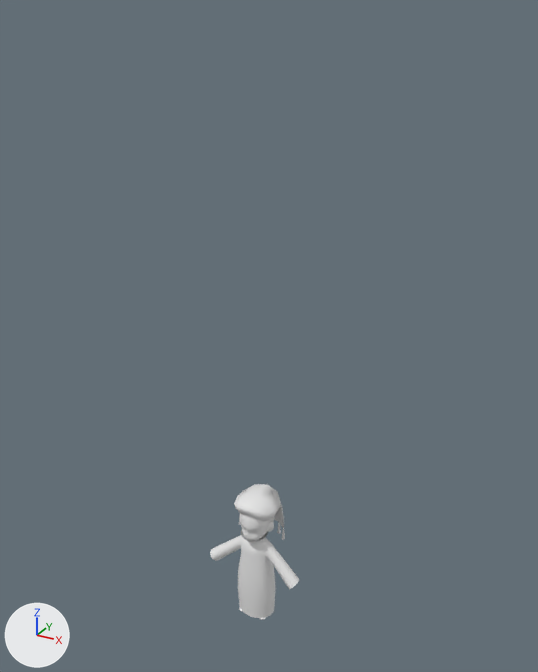
Renders of the FBX model Assets/CharacterResource/Silk/siruku_Missionary.fbx from each side of a commit.
Both versions are drawn from a 50 mm camera at (3.43, -6.02, 6.54) aimed at (-0.14, 0.48, 3.29). Every picture has the same lights, and +X, +Y and +Z are marked at lower left. Materials are left out; every surface is plain grey. Where no turn or scale is listed for an object, it has been applied to the vertices. Vertices at the same position are counted once.

Names of what the first picture shows: 'siruku_Missionary'.
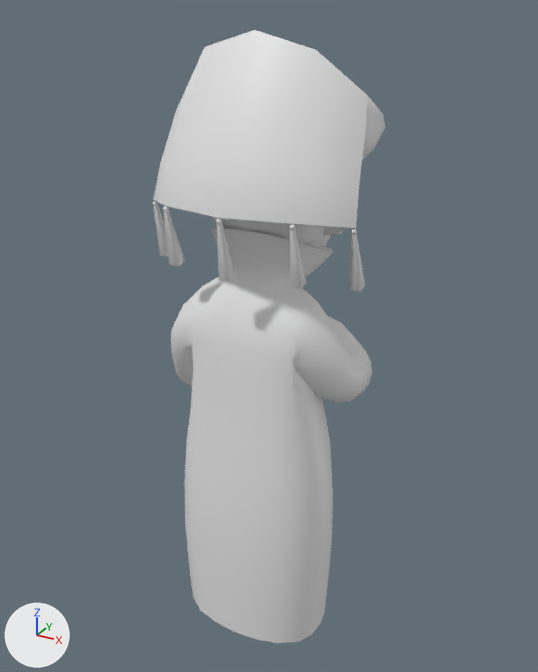
Scene script edits in JSON lines:
```json
{"block": "me_mesh", "where": "# used by ob_siruku_missionary; location = (0.0, 0.0, 0.0)"}
{"op": "remove", "block": "me_mesh", "code": "me_mesh.from_pydata(...)  # 1558 vertices, 1480 faces; spans x -0.57..0.57, y -0.31..0.2, z 0.0..1.61"}
{"op": "add", "block": "me_mesh", "code": "me_mesh.from_pydata(...)  # 1502 vertices, 1424 faces; spans x -1.22..1.11, y -0.65..1.71, z 0.02..6.37"}
{"block": "me_mesh", "change": "me_mesh part 1: the loose piece of 8 vertices spanning x -0.3..-0.27, y 0.03..0.05, z 1.04..1.19 is multiplied about its middle by the matrix ((-3.75, 0.0, 0.0), (0.0, -3.649, -0.863), (0.0, -0.863, 3.649)), then moved by (-0.37, -0.47, 3.45)"}
{"block": "me_mesh", "change": "me_mesh part 2: the loose piece of 8 vertices spanning x 0.27..0.3, y 0.03..0.05, z 1.04..1.19 is multiplied about its middle by the matrix ((-3.75, 0.0, 0.0), (0.0, -3.649, -0.863), (0.0, -0.863, 3.649)), then moved by (0.37, -0.47, 3.45)"}
{"block": "me_mesh", "change": "me_mesh part 3: the loose piece of 88 vertices spanning x -0.29..0.29, y -0.31..0.2, z 1.16..1.61 is multiplied about its middle by the matrix ((-3.75, 0.0, 0.0), (0.0, -3.416, 1.546), (0.0, 1.546, 3.416)), then moved by (0.0, 0.57, 3.9)"}
{"block": "me_mesh", "change": "me_mesh part 4: the loose piece of 8 vertices spanning x -0.19..-0.16, y 0.12..0.15, z 1.01..1.16 is multiplied about its middle by the matrix ((-3.75, 0.0, 0.0), (0.0, -3.622, -0.973), (0.0, -0.973, 3.622)), then moved by (-0.88, -0.19, 3.4)"}
{"block": "me_mesh", "change": "me_mesh part 5: the loose piece of 8 vertices spanning x 0.16..0.19, y 0.12..0.15, z 1.01..1.16 is multiplied about its middle by the matrix ((-3.75, 0.0, 0.0), (0.0, -3.622, -0.973), (0.0, -0.973, 3.622)), then moved by (0.88, -0.19, 3.4)"}
{"block": "me_mesh", "change": "me_mesh part 6: the loose piece of 12 vertices spanning x 0.14..0.23, y -0.12..-0.06, z 1.19..1.31 is multiplied about its middle by the matrix ((-3.75, 0.0, 0.0), (0.0, -3.416, 1.546), (0.0, 1.546, 3.416)), then moved by (-0.87, 0.49, 3.53)"}
{"block": "me_mesh", "change": "me_mesh part 7: the loose piece of 8 vertices spanning x -0.01..0.01, y 0.15..0.18, z 1.0..1.15 is multiplied about its middle by the matrix ((-3.75, 0.0, 0.0), (0.0, -3.677, -0.735), (0.0, -0.735, 3.677)), then moved by (0.0, -0.73, 3.49)"}
{"block": "me_mesh", "change": "me_mesh part 8: a new loose piece of 726 vertices spanning x -1.22..1.02, y -0.55..1.06, z 0.08..4.67"}
{"block": "me_mesh", "change": "me_mesh part 9: a new loose piece of 308 vertices spanning x -0.7..0.85, y -0.3..1.27, z 4.0..5.93"}
{"block": "me_mesh", "change": "me_mesh part 10: the loose piece of 440 vertices spanning x -0.57..0.57, y -0.29..0.07, z 0.02..1.15 is deleted"}
{"block": "me_mesh", "change": "me_mesh part 11: the loose piece of 308 vertices spanning x -0.23..0.19, y -0.29..0.14, z 1.07..1.55 is deleted"}
{"op": "set", "path": "ob_siruku_missionary.location", "old": "(0.0, 0.0, 0.0)", "new": "(0.0, -0.06, 0.0)"}
```

Location of each change, (x1, y1, x2, y2) in pixels of the pictures (538 x 672 px; the box of a moved part takes in the faces that stretch with it):
```json
{"object": "siruku_Missionary", "change": "reshaped, moved", "before": [210, 484, 299, 620], "after": [153, 30, 385, 643], "on screen": "159% wider, 348% taller"}
{"part": 1, "of": "me_mesh", "change": "moved or reshaped", "after": [164, 210, 185, 266], "on screen": "not visible before"}
{"part": 2, "of": "me_mesh", "change": "moved or reshaped", "before": [282, 528, 285, 540], "after": [290, 229, 307, 289]}
{"part": 3, "of": "me_mesh", "change": "moved or reshaped", "before": [234, 484, 284, 527], "after": [153, 30, 385, 229]}
{"part": 4, "of": "me_mesh", "change": "moved or reshaped", "after": [153, 205, 168, 257], "on screen": "not visible before"}
{"part": 5, "of": "me_mesh", "change": "moved or reshaped", "before": [277, 522, 281, 534], "after": [349, 233, 365, 292]}
{"part": 6, "of": "me_mesh", "change": "moved or reshaped", "before": [266, 522, 274, 532], "on screen": "not visible afterwards"}
{"part": 7, "of": "me_mesh", "change": "moved or reshaped", "after": [217, 223, 235, 282], "on screen": "not visible before"}
{"part": 8, "of": "me_mesh", "change": "added", "after": [171, 228, 372, 643]}
{"part": 9, "of": "me_mesh", "change": "added", "after": [211, 217, 344, 250]}
{"part": 10, "of": "me_mesh", "change": "deleted", "before": [210, 530, 299, 618]}
{"part": 11, "of": "me_mesh", "change": "deleted", "before": [240, 513, 275, 541]}
```
